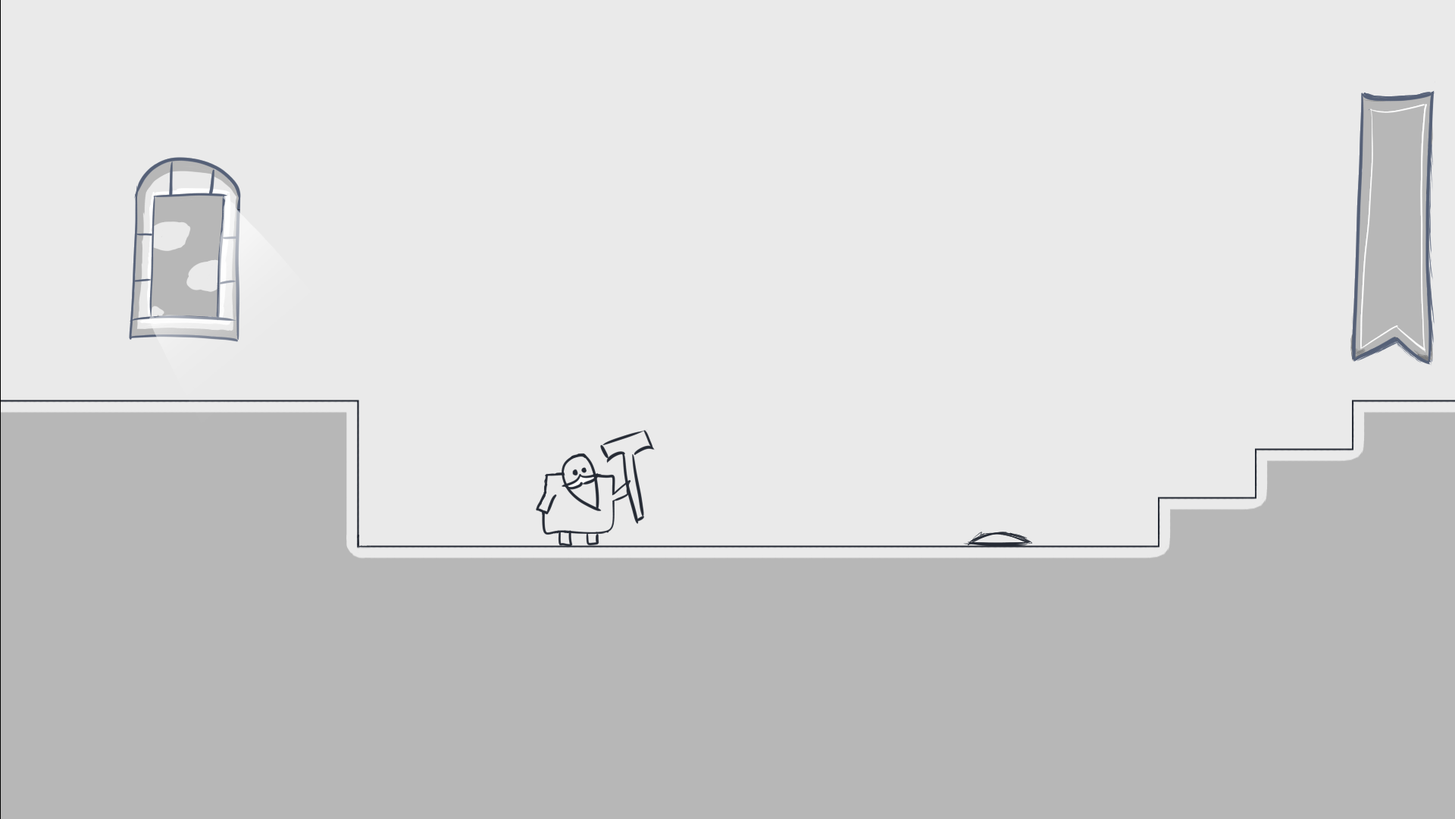
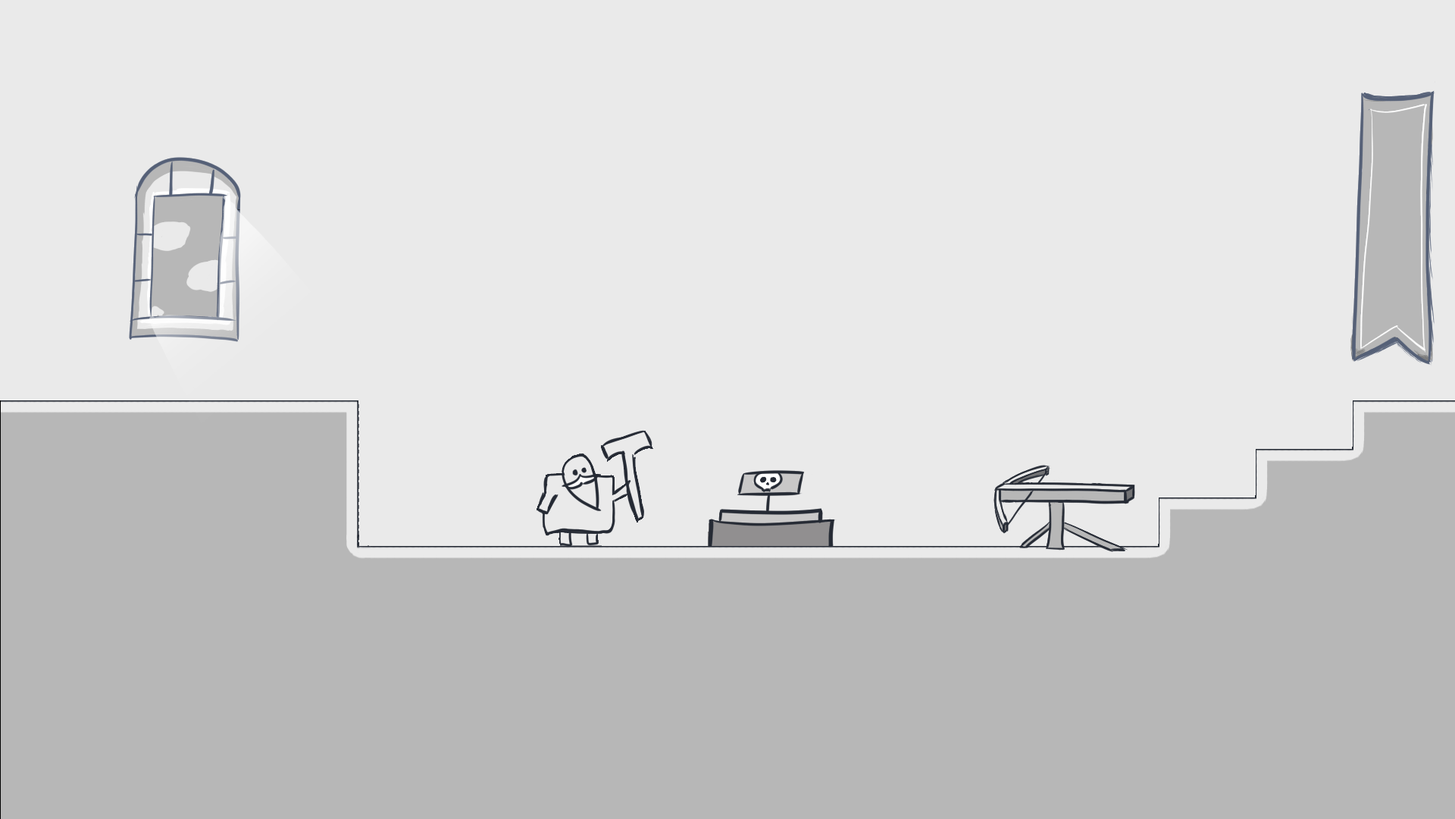
Before/after of a 1455 × 819 layered artwork. What changed in the layer stack:
removed layer "Balistav1" over [left=921, top=485, right=1068, bottom=551]
painted on "03_tmp.png" over [left=0, top=0, right=1455, bottom=552]
painted on "Background" over [left=0, top=0, right=1455, bottom=552]
